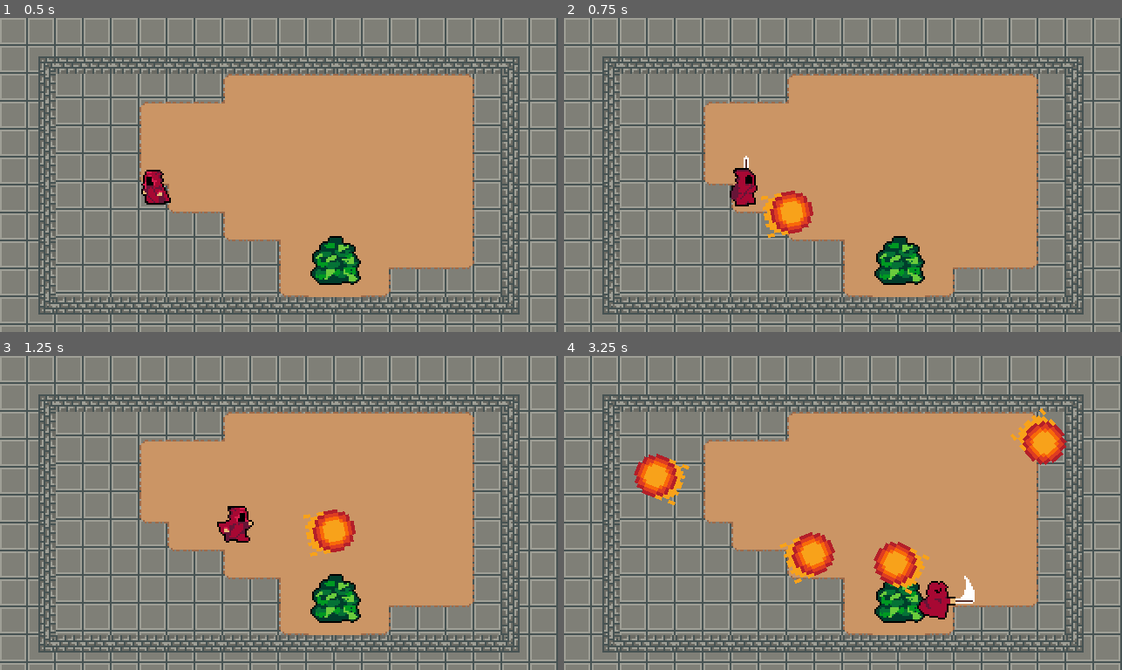
Above: before the commit, frames 1-4 (two rows, left to right).
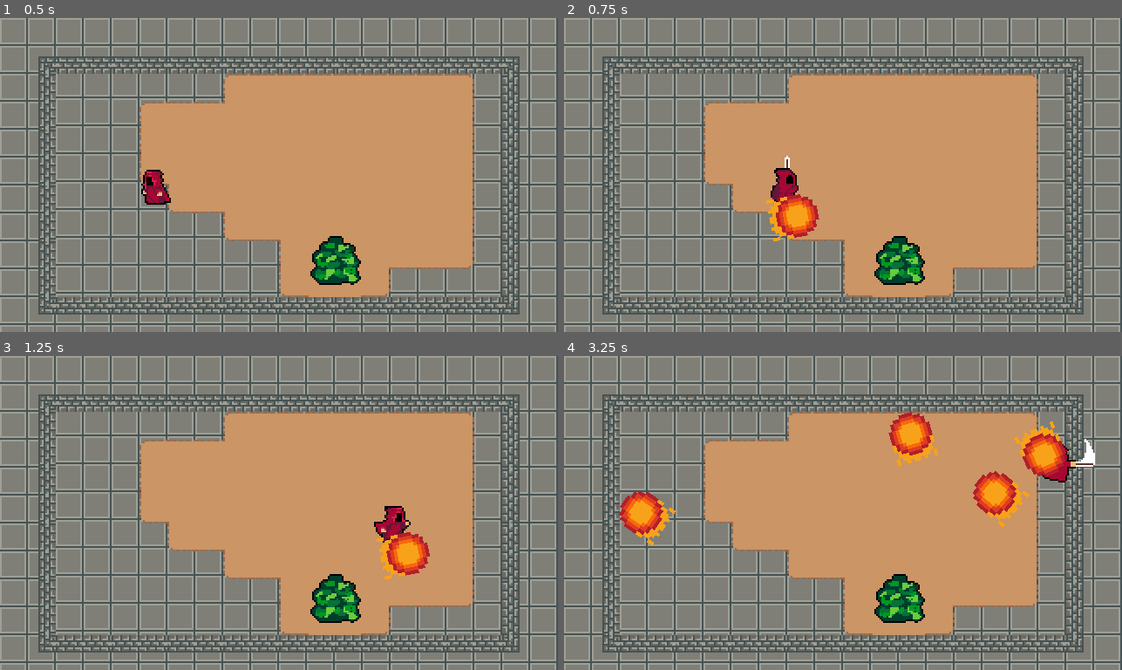
Above: after the commit, the same moments.

Repository: JosephLund/WizardRPG
Game: Godot game, scene res://World.tscn
Same seed, same stepped clock (60 frames per second), same inputs: the game is played once before the commit and once after it.
Inputs (mouse positions are in pixels of both pictures, inside the frame that each line leads up to):
- Up to frame 1 (0.5 s): no input
- Up to frame 2 (0.75 s): tap Enter at 0.5 s; move the mouse to (965, 159) at 0.52 s; hold Right (ui_right) from 0.53 s (still down); click (965, 159) at 0.6 s
- Up to frame 3 (1.25 s): keep holding Right (ui_right)
- Up to frame 4 (3.25 s): move the mouse to (731, 528) at 1.27 s; release Right (ui_right) at 1.28 s; hold Down (ui_down) 1.28-2.03 s; click (731, 528) at 1.35 s; move the mouse to (898, 443) at 2.02 s; hold Right (ui_right) 2.03-2.78 s; click (898, 443) at 2.1 s; move the mouse to (815, 575) at 2.77 s; hold Up (ui_up) from 2.78 s (still down); click (815, 575) at 2.85 s

Frame 1 is identical in both runs. In frame 2, 1.7% of the frame differs, in the area x 29-46%, y 43-72%; in frame 3, 2.9%; in frame 4, 7.9%, in the area x 9-96%, y 16-84%.

Commit message:
attack animation doesnt stop player movement now

Diff:
--- a/Player/Player.gd
+++ b/Player/Player.gd
@@ -26,22 +26,13 @@
 
 # called every tick
 func _process(delta):
-	match state:
-		MOVE:
-			move_state(delta)
-		ROLL:
-			pass
-		ATTACK:
-			attack_state(delta)
-
-
-
-
-
-
-
-#move state
-func move_state(delta):
+#	match state:
+#		MOVE:
+#			move_state(delta)
+#		ROLL:
+#			pass
+#		ATTACK:
+#			attack_state(delta)
 	var input_vector = Vector2.ZERO
 
 	input_vector.x = Input.get_action_strength("ui_right") - Input.get_action_strength("ui_left")
@@ -56,26 +47,37 @@
 		animationTree.set("parameters/Run/blend_position", input_vector)
 		# not in attack state because we dont want the player to be able to change direction mid animation
 		animationTree.set("parameters/Attack/blend_position", input_vector)
-		# sets to run animation
-		animationState.travel("Run")
+
+		print(state)
+		match state:
+			MOVE:
+				# sets to run animation
+				animationState.travel("Run")
+			ROLL:
+				pass
+			ATTACK:
+				animationState.travel("Attack")
 		# delta needs to be applied to anything that shouldnt be frame dependent and should work in real time
 		# like player movement
 
 		velocity = velocity.move_toward(input_vector * MAX_SPEED, ACCELERATION * delta)
 	else:
-		animationState.travel("Idle")
+		match state:
+			MOVE:
+				# sets to run animation
+				animationState.travel("Idle")
+			ROLL:
+				pass
+			ATTACK:
+				animationState.travel("Attack")
 		# slows the player down to zero speed
 		velocity = velocity.move_toward(Vector2.ZERO, FRICTION * delta)
 	# prevents colission errors in corners
+	if Input.is_action_just_pressed("ui_fire"):
+		animationState.travel("Attack")
+		state = ATTACK
+		shoot_fireball()
 	velocity = move_and_slide(velocity)
-
-	if Input.is_action_just_pressed("ui_fire"):
-		shoot_fireball()
-		state = ATTACK
-
-func attack_state(delta):
-	animationState.travel("Attack")
-
 
 func attack_animation_finished():
 	state = MOVE
@@ -83,11 +85,8 @@
 func shoot_fireball():
 	var FireballScene = load("res://World/Fireball.tscn")
 	var fireball = FireballScene.instance()
-	print(self.global_position)
-	print(get_global_mouse_position())
 	var fireball_rotation = self.get_angle_to(get_global_mouse_position())
 
-#	print (fireball_rotation);
 	var world = get_tree().current_scene
 	fireball.global_position = global_position
 	fireball.rotation = fireball_rotation
